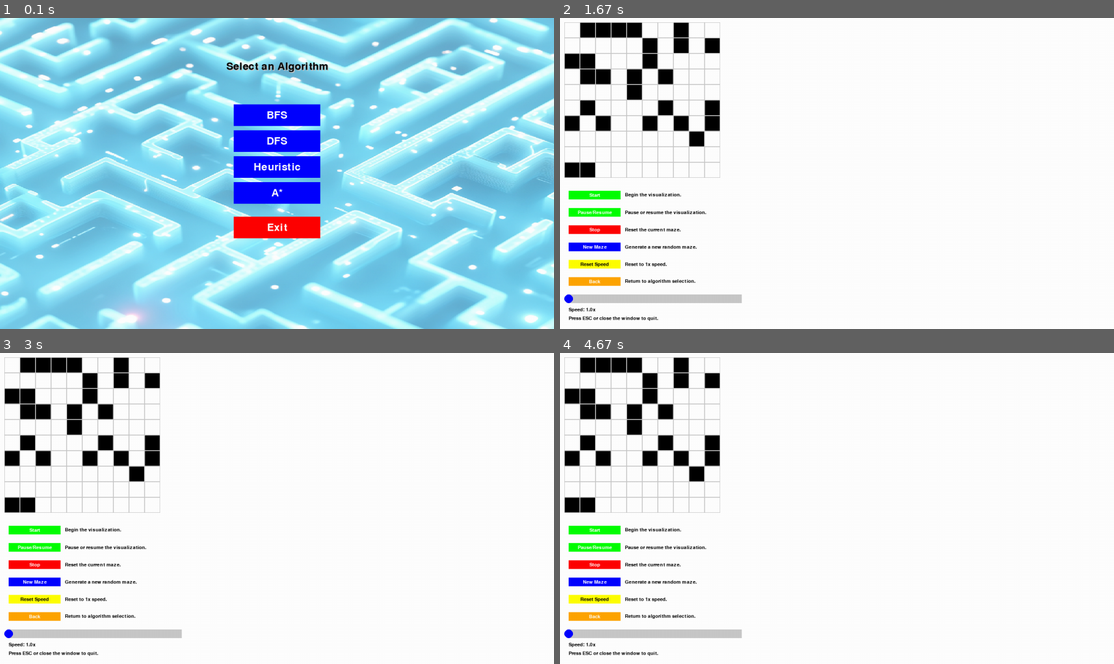
Above: before the commit, frames 1-4 (two rows, left to right).
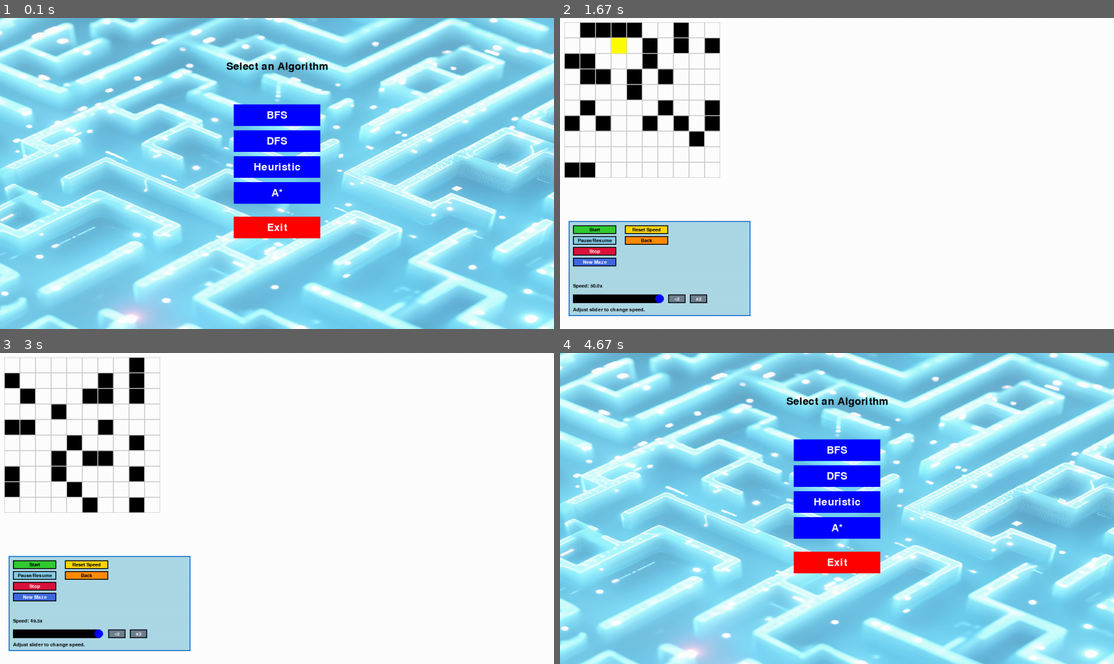
Above: after the commit, the same moments.

Repository: xvang3/Maze_AI_Algo
Game: pygame game, started from Pygame_Maze_Visualizer/main.py
The game is run twice, just before and just after one commit, with the same random seed, the same clock (stepped at 60 frames per second) and the same inputs.
Inputs (mouse positions are in pixels of both pictures, inside the frame that each line leads up to):
- Up to frame 1 (0.1 s): no input
- Up to frame 2 (1.67 s): press the mouse at (837, 195) at 0.37 s; move the mouse to (770, 185) at 0.47 s; release the mouse at (704, 176) at 0.6 s; press the mouse at (593, 229) at 0.7 s; move the mouse to (620, 145) at 0.8 s; release the mouse at (654, 61) at 0.93 s; press the mouse at (676, 297) at 1.03 s; move the mouse to (825, 260) at 1.13 s; release the mouse at (981, 223) at 1.27 s; press the mouse at (593, 229) at 1.37 s; move the mouse to (654, 251) at 1.47 s; release the mouse at (715, 273) at 1.6 s
- Up to frame 3 (3 s): press the mouse at (33, 576) at 1.7 s; move the mouse to (49, 536) at 1.8 s; release the mouse at (72, 499) at 1.93 s; press the mouse at (116, 632) at 2.03 s; move the mouse to (299, 511) at 2.13 s; release the mouse at (481, 390) at 2.27 s; press the mouse at (33, 595) at 2.37 s; move the mouse to (177, 592) at 2.47 s; release the mouse at (321, 586) at 2.6 s; press the mouse at (138, 632) at 2.7 s; move the mouse to (182, 586) at 2.8 s; release the mouse at (227, 536) at 2.93 s
- Up to frame 4 (4.67 s): click "Reset Speed" at 3.05 s; press the mouse at (593, 586) at 3.37 s; move the mouse to (787, 561) at 3.47 s; release the mouse at (986, 533) at 3.6 s; press the mouse at (648, 576) at 3.7 s; move the mouse to (753, 499) at 3.8 s; release the mouse at (864, 421) at 3.93 s; press the mouse at (837, 502) at 4.03 s; move the mouse to (864, 502) at 4.13 s; release the mouse at (892, 505) at 4.27 s; press the mouse at (648, 576) at 4.37 s; move the mouse to (825, 586) at 4.47 s; release the mouse at (1003, 595) at 4.6 s

The runs differ from the first frame. In frame 1, 0.1% of the frame differs, in the area x 41-60%, y 14-18%; in frame 2, 11%; in frame 3, 17%; in frame 4, 95%, in the area x 0-100%, y 0-100%.

Commit message:
Slider works, just need to implemement dynamics

Diff:
--- a/Pygame_Maze_Visualizer/button.py
+++ b/Pygame_Maze_Visualizer/button.py
@@ -6,19 +6,24 @@
         self.text = text
         self.color = color
         self.text_color = text_color
+        self.default_color = color
+        self.hover_color = (min(color[0] + 50, 255), min(color[1] + 50, 255), min(color[2] + 50, 255))  # Brighter hover color
+        self.border_color = (0, 0, 0)  # Black border
         self.action = action
-        self.default_color = color
-        self.hover_color = (min(color[0] + 50, 255), min(color[1] + 50, 255), min(color[2] + 50, 255))  # Lighter color for hover
 
     def draw(self, screen, font):
         mouse_pos = pygame.mouse.get_pos()
-        if self.rect.collidepoint(mouse_pos):  # Check if mouse is over the button
-            pygame.draw.rect(screen, (50, 50, 50), self.rect.inflate(10, 10))  # Shadow effect
+
+        # Check if mouse is over the button
+        if self.rect.collidepoint(mouse_pos):
             pygame.draw.rect(screen, self.hover_color, self.rect)  # Change color on hover
         else:
             pygame.draw.rect(screen, self.color, self.rect)
 
-        # Draw text
+        # Draw border
+        pygame.draw.rect(screen, self.border_color, self.rect, 2)  # Border width = 2
+
+        # Render and draw text
         text_surface = font.render(self.text, True, self.text_color)
         text_rect = text_surface.get_rect(center=self.rect.center)
         screen.blit(text_surface, text_rect)
--- a/Pygame_Maze_Visualizer/controls.py
+++ b/Pygame_Maze_Visualizer/controls.py
@@ -8,10 +8,21 @@
 OTHER_SETTINGS = 2
 TOTAL_BUTTONS = NUM_BUTTONS + OTHER_SETTINGS
 
+
+# Constants for UI layout
+SLIDER_WIDTH = 200  # Slider width
+SLIDER_HEIGHT = 20
+SLIDER_MIN = 0.1  # Minimum speed factor
+SLIDER_MAX = 50.0  # Maximum speed factor
+BUTTONS_BOTTOM_MARGIN = 100  # Space between the last button and the slider
+
 def init_controls(maze_width, rows, cols, state, offset_x=0, offset_y=0):
     """Initialize UI control components with proper alignment."""
-    slider_x = 20  # Shift left
-    slider_y = SCREEN_HEIGHT - (40 * TOTAL_BUTTONS)  # Shift up
+    # Define the bounding box for all controls
+    control_box_x = 20
+    control_box_y = SCREEN_HEIGHT - 250  # Start positioning higher to leave space for controls
+    control_box_width = 420
+    control_box_height = 220
 
     # Define button actions
     def start_action():
@@ -33,67 +44,76 @@
 
     def reset_speed_action():
         state["speed_factor"] = 1.0  # Reset to 1x speed
-        controls["slider_knob_x"] = controls["slider_x"]  # Reset slider knob visually
+        controls["slider_knob_x"] = controls["slider_x"] + (SLIDER_WIDTH // 2)  # Center knob visually
         state["speed"] = int(INITIAL_DELAY / state["speed_factor"])  # Reset the speed factor
 
     def back_action():
         state["in_selection"] = True  # Set flag to re-enter algorithm selection
         state["running"] = False  # Break the main loop to return
 
-    # Create buttons with actions
-    button_width, button_height = 120, 20  # Adjusted button size
-    button_spacing = 40  # Adjusted spacing between buttons
+    def x2_speed_action():
+        state["speed_factor"] = min(SLIDER_MAX, state["speed_factor"] * 2)  # Double the speed
+        controls["slider_knob_x"] = controls["slider_x"] + int(
+            controls["slider_width"] * ((state["speed_factor"] - SLIDER_MIN) / (SLIDER_MAX - SLIDER_MIN))
+        )
+
+    def divide2_speed_action():
+        state["speed_factor"] = max(SLIDER_MIN, state["speed_factor"] / 2)  # Halve the speed
+        controls["slider_knob_x"] = controls["slider_x"] + int(
+            controls["slider_width"] * ((state["speed_factor"] - SLIDER_MIN) / (SLIDER_MAX - SLIDER_MIN))
+        )
+
+    # Define relative positions inside the control box
+    button_x = control_box_x + 10
+    button_y = control_box_y + 10
+    slider_x = control_box_x + 10
+    slider_y = control_box_y + 170  # Positioned below buttons
+
+    # Adjust button size and spacing
+    button_width, button_height = 100, 20
+    button_spacing = 25
+
+    # Create buttons
     buttons = [
-        Button(slider_x, slider_y, button_width, button_height, "Start", (0, 255, 0), (255, 255, 255), start_action),
-        Button(slider_x, slider_y + button_spacing, button_width, button_height, "Pause/Resume", (0, 255, 0), (255, 255, 255), pause_action),
-        Button(slider_x, slider_y + button_spacing * 2, button_width, button_height, "Stop", (255, 0, 0), (255, 255, 255), stop_action),
-        Button(slider_x, slider_y + button_spacing * 3, button_width, button_height, "New Maze", (0, 0, 255), (255, 255, 255), new_maze_action),
-        Button(slider_x, slider_y + button_spacing * 4, button_width, button_height, "Reset Speed", (255, 255, 0), (0, 0, 0), reset_speed_action),
-        Button(slider_x, slider_y + button_spacing * 5, button_width, button_height, "Back", (255, 165, 0), (255, 255, 255), back_action),  # Add Back button
+        Button(button_x, button_y, button_width, button_height, "Start", (50, 205, 50), (0, 0, 0), start_action),
+        Button(button_x, button_y + button_spacing, button_width, button_height, "Pause/Resume", (135, 206, 235), (0, 0, 0), pause_action),
+        Button(button_x, button_y + button_spacing * 2, button_width, button_height, "Stop", (220, 20, 60), (255, 255, 255), stop_action),
+        Button(button_x, button_y + button_spacing * 3, button_width, button_height, "New Maze", (65, 105, 225), (255, 255, 255), new_maze_action),
+        Button(button_x + 120, button_y, button_width, button_height, "Reset Speed", (255, 215, 0), (0, 0, 0), reset_speed_action),
+        Button(button_x + 120, button_y + button_spacing, button_width, button_height, "Back", (255, 140, 0), (0, 0, 0), back_action),
+        Button(slider_x + SLIDER_WIDTH + 20, slider_y, 40, SLIDER_HEIGHT, "÷2", (112, 128, 144), (255, 255, 255), divide2_speed_action),
+        Button(slider_x + SLIDER_WIDTH + 70, slider_y, 40, SLIDER_HEIGHT, "x2", (112, 128, 144), (255, 255, 255), x2_speed_action),
     ]
 
-    slider_rect = pygame.Rect(slider_x, slider_y + button_spacing * 6, 400, 20)
-
+    # Initialize slider
+    slider_rect = pygame.Rect(slider_x, slider_y, SLIDER_WIDTH, SLIDER_HEIGHT)
     controls = {
         "buttons": buttons,
         "slider_rect": slider_rect,
-        "slider_knob_x": slider_x,  # Initialize with slider_x first
+        "slider_knob_x": slider_x + (SLIDER_WIDTH // 2),  # Start in the middle (1x speed)
         "slider_x": slider_x,
-        "slider_width": 400,  # Adjusted slider width for better control
+        "slider_width": SLIDER_WIDTH,
+        "control_box_rect": pygame.Rect(control_box_x, control_box_y, control_box_width, control_box_height),
+        "slider_dragging": False,  # Track if slider knob is being dragged
     }
 
-    # Now calculate knob_x based on speed_factor
-    controls["slider_knob_x"] = slider_x + int(controls["slider_width"] * ((state["speed_factor"] - 1) / 49))
-
-    return controls, slider_x, slider_y, 200, 10, controls["slider_knob_x"]
+    # Set initial speed factor
+    state["speed_factor"] = 1.0
+    return controls
 
 
 def draw_controls(screen, controls, state, font):
-    """Draw controls with instructions positioned next to their respective buttons."""
-    button_instructions = {
-        "Start": "Begin the visualization.",
-        "Pause/Resume": "Pause or resume the visualization.",
-        "Stop": "Reset the current maze.",
-        "New Maze": "Generate a new random maze.",
-        "Reset Speed": "Reset to 1x speed.",
-        "Back": "Return to algorithm selection.",  # Add instruction for Back button
-    }
+    """Draw controls with a slider, buttons, and instructions."""
+    # Draw the control box
+    pygame.draw.rect(screen, (173, 216, 230), controls["control_box_rect"])  # Light blue background
+    pygame.draw.rect(screen, (0, 102, 204), controls["control_box_rect"], 2)  # Dark blue border
 
-    # Draw buttons and instructions
+    # Draw buttons
     for button in controls["buttons"]:
         button.draw(screen, font)
-        text_surface = font.render(button_instructions[button.text], True, (0, 0, 0))
-        instruction_x = button.rect.right + 10  # Padding to the right of the button
-        instruction_y = button.rect.y + (button.rect.height // 2 - text_surface.get_height() // 2)  # Center vertically
-
-        # Ensure instructions do not overflow the screen width
-        if instruction_x + text_surface.get_width() > SCREEN_WIDTH:
-            instruction_x = button.rect.x - text_surface.get_width() - 10  # Move to the left side of the button
-
-        screen.blit(text_surface, (instruction_x, instruction_y))
 
     # Draw slider
-    pygame.draw.rect(screen, (200, 200, 200), controls["slider_rect"])
+    pygame.draw.rect(screen, (0, 0, 0), controls["slider_rect"])
     pygame.draw.circle(
         screen, (0, 0, 255),
         (controls["slider_knob_x"], controls["slider_rect"].y + controls["slider_rect"].height // 2),
@@ -102,16 +122,42 @@
 
     # Calculate speed factor dynamically
     slider_fraction = (controls["slider_knob_x"] - controls["slider_x"]) / controls["slider_width"]
-    speed_factor = round(1 + slider_fraction * 49, 1)  # Speed range: 1x–50x
-    state["speed_factor"] = speed_factor
-    state["speed"] = int(INITIAL_DELAY / speed_factor)  # Adjust speed dynamically
+    state["speed_factor"] = round(SLIDER_MIN + slider_fraction * (SLIDER_MAX - SLIDER_MIN), 1)
+    state["speed"] = int(INITIAL_DELAY / state["speed_factor"])
+
+    # Display speed label
+    speed_label = font.render(f"Speed: {state['speed_factor']:.1f}x", True, (0, 0, 0))
+    screen.blit(speed_label, (controls["slider_x"], controls["slider_rect"].y - 25))
+
+    # Draw slider instructions below the slider
+    slider_instructions = font.render("Adjust slider to change speed.", True, (0, 0, 0))
+    slider_instructions_y = controls["slider_rect"].y + controls["slider_rect"].height + 10
+    screen.blit(slider_instructions, (controls["slider_x"], slider_instructions_y))
 
 
-    # Display speed label
-    speed_label = font.render(f"Speed: {speed_factor:.1f}x", True, (0, 0, 0))
-    screen.blit(speed_label, (controls["slider_x"], controls["slider_rect"].y + controls["slider_rect"].height + 10))
+def handle_slider_event(event, controls, state):
+    """Handle slider dragging and clicking."""
+    # Handle mouse press
+    if event.type == pygame.MOUSEBUTTONDOWN:
+        # Check if the click is on the knob or anywhere on the slider
+        if controls["slider_rect"].collidepoint(event.pos) or (
+            abs(event.pos[0] - controls["slider_knob_x"]) <= 10
+        ):
+            controls["slider_dragging"] = True
+            # Update the knob position immediately to the click location
+            controls["slider_knob_x"] = min(
+                max(event.pos[0], controls["slider_x"]),
+                controls["slider_x"] + controls["slider_width"]
+            )
 
-    # Draw quit instructions
-    quit_text = font.render("Press ESC or close the window to quit.", True, (0, 0, 0))
-    quit_text_y = controls["slider_rect"].y + controls["slider_rect"].height + 30  # Below the speed label
-    screen.blit(quit_text, (controls["slider_x"], quit_text_y))
+    # Handle mouse release
+    if event.type == pygame.MOUSEBUTTONUP:
+        controls["slider_dragging"] = False
+
+    # Handle mouse motion
+    if event.type == pygame.MOUSEMOTION and controls["slider_dragging"]:
+        # Move the knob as the mouse moves
+        controls["slider_knob_x"] = min(
+            max(event.pos[0], controls["slider_x"]),
+            controls["slider_x"] + controls["slider_width"]
+        )
--- a/Pygame_Maze_Visualizer/main.py
+++ b/Pygame_Maze_Visualizer/main.py
@@ -4,12 +4,11 @@
 from dfs_solver import dfs_with_visualization_generator
 from heuristic_solver import heuristic_with_visualization_generator
 from astar_solver import astar_with_visualization_generator
-from controls import draw_controls, init_controls
+from controls import draw_controls, init_controls, handle_slider_event
 from settings import SCREEN_WIDTH, SCREEN_HEIGHT, CELL_SIZE, INITIAL_DELAY
 
 def select_algorithm(screen, font):
     """Display a selection menu for algorithms with a background image and return the selected one."""
-
     # Load and scale the background image
     background_path = "images/maze1.png"
     background_image = pygame.image.load(background_path)
@@ -31,8 +30,6 @@
 
         # Draw the title
         title = font.render("Select an Algorithm", True, (0, 0, 0))
-        title_shadow = font.render("Select an Algorithm", True, (200, 200, 200))  # Add a shadow effect
-        screen.blit(title_shadow, (SCREEN_WIDTH // 2 - title.get_width() // 2 + 2, 102))
         screen.blit(title, (SCREEN_WIDTH // 2 - title.get_width() // 2, 100))
 
         # Draw algorithm buttons
@@ -50,26 +47,13 @@
 
         # Hover logic
         mouse_pos = pygame.mouse.get_pos()
-        hover = False
-        for button, algo in buttons:
-            if button.collidepoint(mouse_pos):
-                hover = True
-                break
-        if exit_button.collidepoint(mouse_pos):
-            hover = True
+        hover = any(button.collidepoint(mouse_pos) for button, _ in buttons) or exit_button.collidepoint(mouse_pos)
 
-        # Change cursor based on hover state
-        if hover:
-            pygame.mouse.set_cursor(pygame.SYSTEM_CURSOR_HAND)  # Hand cursor
-        else:
-            pygame.mouse.set_cursor(pygame.SYSTEM_CURSOR_ARROW)  # Default cursor
+        pygame.mouse.set_cursor(pygame.SYSTEM_CURSOR_HAND if hover else pygame.SYSTEM_CURSOR_ARROW)
 
         # Handle events
         for event in pygame.event.get():
             if event.type == pygame.QUIT:
-                pygame.quit()
-                exit()
-            if event.type == pygame.KEYDOWN and event.key == pygame.K_ESCAPE:
                 pygame.quit()
                 exit()
             if event.type == pygame.MOUSEBUTTONDOWN:
@@ -131,11 +115,8 @@
         state["create_generator"] = create_generator  # Store the reference correctly
         state["algorithm_generator"] = state["create_generator"]()  # Dynamically create the generator
 
-
         # Control setup with offsets
-        controls, slider_x, slider_y, slider_width, slider_height, knob_x = init_controls(
-            maze_width, rows, cols, state, offset_x=50, offset_y=30
-        )
+        controls = init_controls(maze_width, rows, cols, state, offset_x=50, offset_y=30)
 
         # Main loop
         while state["running"]:
@@ -152,26 +133,15 @@
             # Draw controls
             draw_controls(screen, controls, state, button_font)
 
-            # Hover logic
-            mouse_pos = pygame.mouse.get_pos()
-            hover = False
-            for button in controls["buttons"]:
-                if button.rect.collidepoint(mouse_pos):
-                    hover = True
-                    break
-
-            # Change cursor based on hover state
-            if hover:
-                pygame.mouse.set_cursor(pygame.SYSTEM_CURSOR_HAND)  # Hand cursor
-            else:
-                pygame.mouse.set_cursor(pygame.SYSTEM_CURSOR_ARROW)  # Default cursor
-
             # Handle events
             for event in pygame.event.get():
                 if event.type == pygame.QUIT:
                     state["running"] = False
                 if event.type == pygame.KEYDOWN and event.key == pygame.K_ESCAPE:
                     state["running"] = False
+
+                # Handle slider interaction
+                handle_slider_event(event, controls, state)
 
                 # Pass events to each button for handling
                 for button in controls["buttons"]:
@@ -193,14 +163,13 @@
                     elif action == "no_path":
                         print("No solution found.")
 
-                    # Add dynamic delay
-                    pygame.time.delay(state["speed"])  # Dynamically adjust delay based on speed
+                    # Adjust delay dynamically based on speed
+                    pygame.time.delay(max(1, int(state["speed"])))
                 except StopIteration:
                     if state["repeat"]:
                         state["algorithm_generator"] = create_generator()
                     else:
                         state["started"] = False
-
 
             pygame.display.flip()
             pygame.time.Clock().tick(30)
@@ -212,5 +181,6 @@
 
     pygame.quit()
 
+
 if __name__ == "__main__":
     main()
--- a/Pygame_Maze_Visualizer/settings.py
+++ b/Pygame_Maze_Visualizer/settings.py
@@ -19,13 +19,13 @@
     return cell_size
 
 # Get the screen dimensions
-SCREEN_WIDTH, SCREEN_HEIGHT = get_screen_dimensions()
+SCREEN_WIDTH, SCREEN_HEIGHT = 1280, 720
 
 # Cell size for the maze
 CELL_SIZE = max(20, min(36, calculate_cell_size(SCREEN_WIDTH, SCREEN_HEIGHT, 10, 10)))
 
 # Initial speed (delay in milliseconds)
-INITIAL_DELAY = 500
+INITIAL_DELAY = 0
 
 # Control panel width
 CONTROL_PANEL_WIDTH = 200
